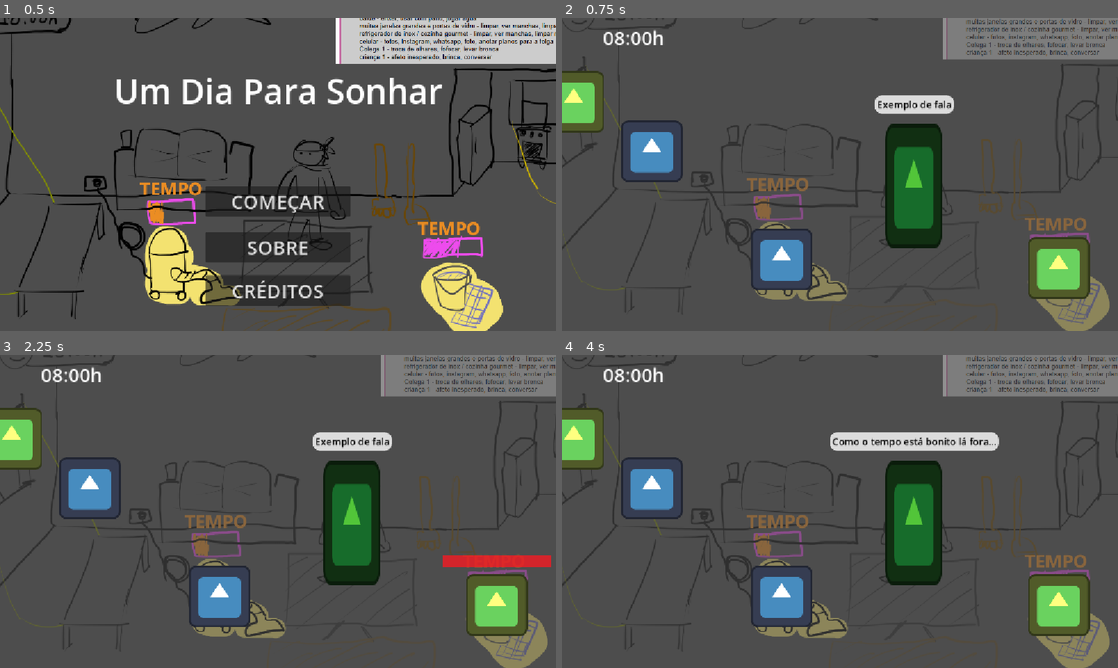
Above: before the commit, frames 1-4 (two rows, left to right).
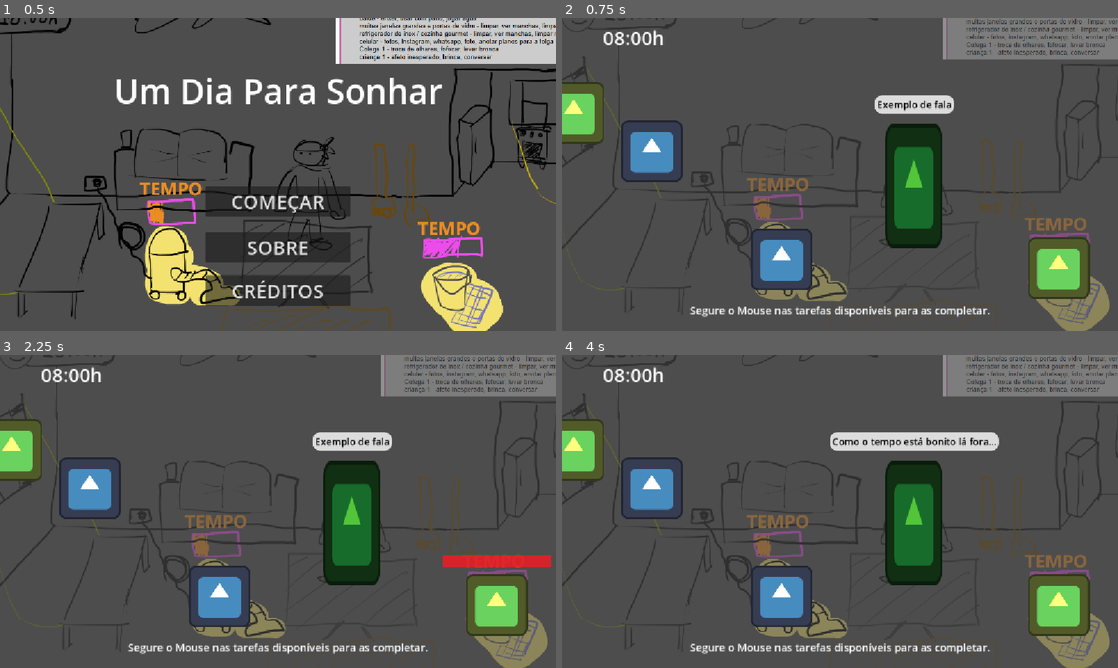
Above: after the commit, the same moments.

Repository: marcnetts/Scienza-Game-Jam
Game: Godot game, scene res://scenes/gameplay_menu_principal.tscn
The game is run twice, just before and just after one commit, with the same random seed, the same clock (stepped at 60 frames per second) and the same inputs. The engine's default icon, where the game draws it, is replaced by a stand-in: a white triangle on a blue panel in a dark square.
Inputs (mouse positions are in pixels of both pictures, inside the frame that each line leads up to):
- Up to frame 1 (0.5 s): no input
- Up to frame 2 (0.75 s): click "COMEÇAR" at 0.5 s
- Up to frame 3 (2.25 s): tap Enter at 1.25 s; move the mouse to (216, 596) at 1.27 s; click (216, 596) at 1.42 s; tap Space at 2 s; move the mouse to (494, 605) at 2.02 s; click (494, 605) at 2.17 s
- Up to frame 4 (4 s): tap Enter at 2.75 s; move the mouse to (650, 489) at 2.77 s; click (650, 489) at 2.92 s; tap Space at 3.5 s; move the mouse to (573, 439) at 3.52 s; click (573, 439) at 3.67 s

Frame 1 is identical in both runs. In frame 2, 1.9% of the frame differs, in the area x 0-77%, y 16-96%; in frame 3, 1.9%; in frame 4, 1.9%.

Commit message:
Texto de dica para gameplay

Diff:
--- a/scenes/gameplay_sala.tscn
+++ b/scenes/gameplay_sala.tscn
@@ -5,9 +5,8 @@
 [ext_resource type="PackedScene" uid="uid://ccwqjo1ryq2hp" path="res://scenes/item_selecionavel.tscn" id="1_hdw4o"]
 [ext_resource type="PackedScene" uid="uid://3pp2wwiu5hox" path="res://scenes/jogador.tscn" id="4_hhn5h"]
 
-[node name="Node2D" type="Node2D" unique_id=1756217361 node_paths=PackedStringArray("horario_label")]
+[node name="Node2D" type="Node2D" unique_id=1756217361]
 script = ExtResource("1_csjvw")
-horario_label = NodePath("LabelHorario")
 ids_itens_ja_selecionaveis = Array[int]([1])
 
 [node name="ScienzaJamCenaSalao" type="Sprite2D" parent="." unique_id=335129010]
@@ -33,23 +32,43 @@
 
 [node name="Interface" type="CanvasLayer" parent="." unique_id=202607461]
 
+[node name="LabelDica" type="RichTextLabel" parent="Interface" unique_id=180246131]
+anchors_preset = 7
+anchor_left = 0.5
+anchor_top = 1.0
+anchor_right = 0.5
+anchor_bottom = 1.0
+offset_left = -216.0
+offset_top = -63.0
+offset_right = 216.0
+offset_bottom = -23.0
+grow_horizontal = 2
+grow_vertical = 0
+theme_override_font_sizes/normal_font_size = 22
+text = "Segure o Mouse nas tarefas disponíveis para as completar."
+fit_content = true
+autowrap_mode = 0
+horizontal_alignment = 1
+vertical_alignment = 1
+
+[node name="LabelHorario" type="RichTextLabel" parent="Interface" unique_id=2071157458]
+offset_left = 85.0
+offset_top = 13.0
+offset_right = 213.0
+offset_bottom = 68.0
+theme_override_font_sizes/normal_font_size = 40
+text = "08:00h"
+
 [node name="TimerGeral" type="Timer" parent="." unique_id=1233236990]
 
 [node name="TimerTarefas" type="Timer" parent="." unique_id=286273628]
 wait_time = 7.0
 
-[node name="LabelHorario" type="Label" parent="." unique_id=822811344]
-offset_left = 85.0
-offset_top = 13.0
-offset_right = 213.0
-offset_bottom = 68.0
-theme_override_font_sizes/font_size = 40
-text = "08:00h"
-
 [node name="TimerRelogio" type="Timer" parent="." unique_id=1571522872]
 wait_time = 30.0
 
 [node name="ItensSempreSelecionaveis" type="Node2D" parent="." unique_id=172458935]
+position = Vector2(0, 23)
 
 [node name="ItemSelecionavel4" parent="ItensSempreSelecionaveis" unique_id=424156609 instance=ExtResource("1_hdw4o")]
 position = Vector2(24, 175)
--- a/scripts/gameplay_sala.gd
+++ b/scripts/gameplay_sala.gd
@@ -1,9 +1,8 @@
 extends Node2D
 
 @export var tempo_de_jogo: float = 60.0
-@export_range(0, 12) var relogio_hora = 8
+@export_range(0, 23) var relogio_hora = 8
 @export_range(0, 30, 30) var relogio_minuto = 0
-@export var horario_label: Label
 @export var segundos_mudar_horario: float = 30.0
 @export var nivel_atual: int = 1 #todo
 @export var is_continuar_sujando_final_jogo: bool = false
@@ -16,6 +15,10 @@
 @onready var timer_relogio: Timer = $TimerRelogio
 @onready var timer_sujeira: Timer = $TimerTarefas
 @onready var jogador: Jogador = $Jogador
+@onready var label_horario: RichTextLabel = $Interface/LabelHorario
+@onready var label_dica: RichTextLabel = $Interface/LabelDica
+
+var interagiu_primeira_vez: bool = false
 
 func _ready():
 	timer_geral.start(tempo_de_jogo)
@@ -24,6 +27,7 @@
 	for child in $ItensSelecionaveis.get_children():
 		if is_instance_of(child, ItemSelecionavel):
 			child.jogador_falando.connect(falar_jogador)
+			child.tarefa_concluida.connect(validar_interacao_jogador)
 			itens_selecionaveis.append(child)
 	for child in $ItensSempreSelecionaveis.get_children():
 		if is_instance_of(child, ItemSelecionavel):
@@ -32,7 +36,7 @@
 		itens_selecionaveis[id].sujar()
 	falar_jogador('Exemplo de fala')
 
-func parar_todos_timers():
+func pausar_todos_timers():
 	timer_geral.paused = true
 	timer_relogio.paused = true
 	timer_sujeira.paused = true
@@ -45,18 +49,21 @@
 func falar_jogador(fala: String):
 	jogador.mostrar_fala(fala)
 
+func validar_interacao_jogador():
+	label_dica.visible = false
+
 func _on_timer_relogio_timeout() -> void:
 	relogio_minuto += 30
 	if relogio_minuto == 60:
 		relogio_minuto = 0
 		relogio_hora = wrapi(relogio_hora + 1, 0, 24)
-	horario_label.text = "%02d:%02dh" % [relogio_hora, relogio_minuto]
+	label_horario.text = "%02d:%02dh" % [relogio_hora, relogio_minuto]
 
 func _on_timer_geral_timeout() -> void:
 	falar_jogador('parando o jogo')
 	if timer_relogio.time_left < 0.1:
 		timer_relogio.timeout.emit()
-	parar_todos_timers()
+	pausar_todos_timers()
 
 func _on_timer_tarefas_timeout() -> void:
 	var itens_sem_acao = itens_selecionaveis.filter(func(item): return (
Not shown, added: export_presets.cfg
Not shown, changed: .gitignore
